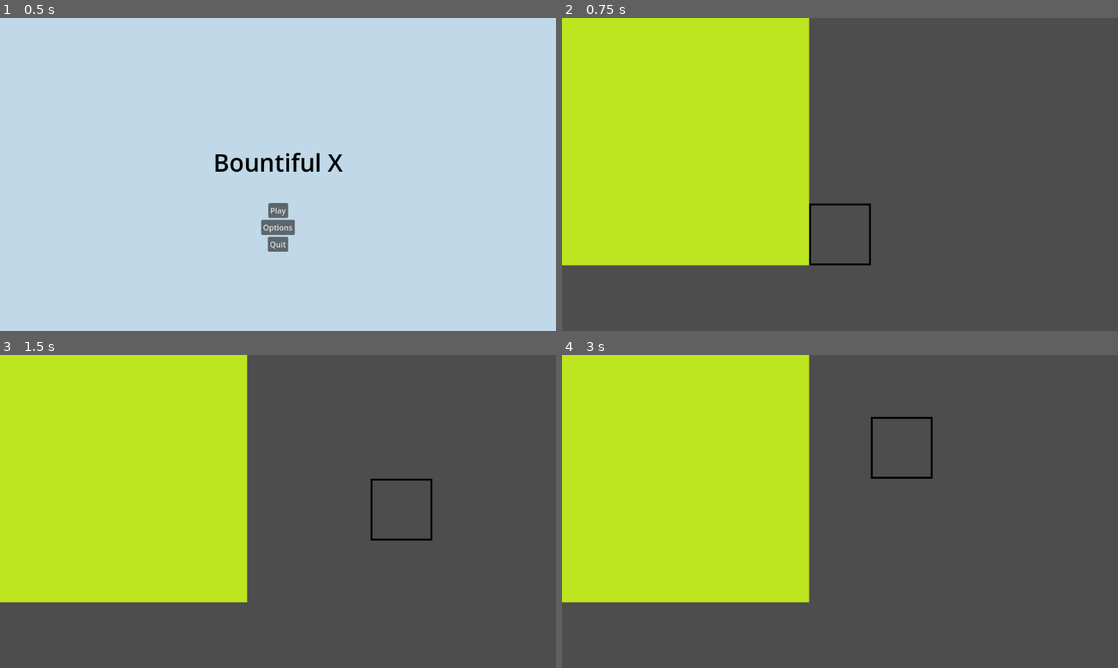
Above: before the commit, frames 1-4 (two rows, left to right).
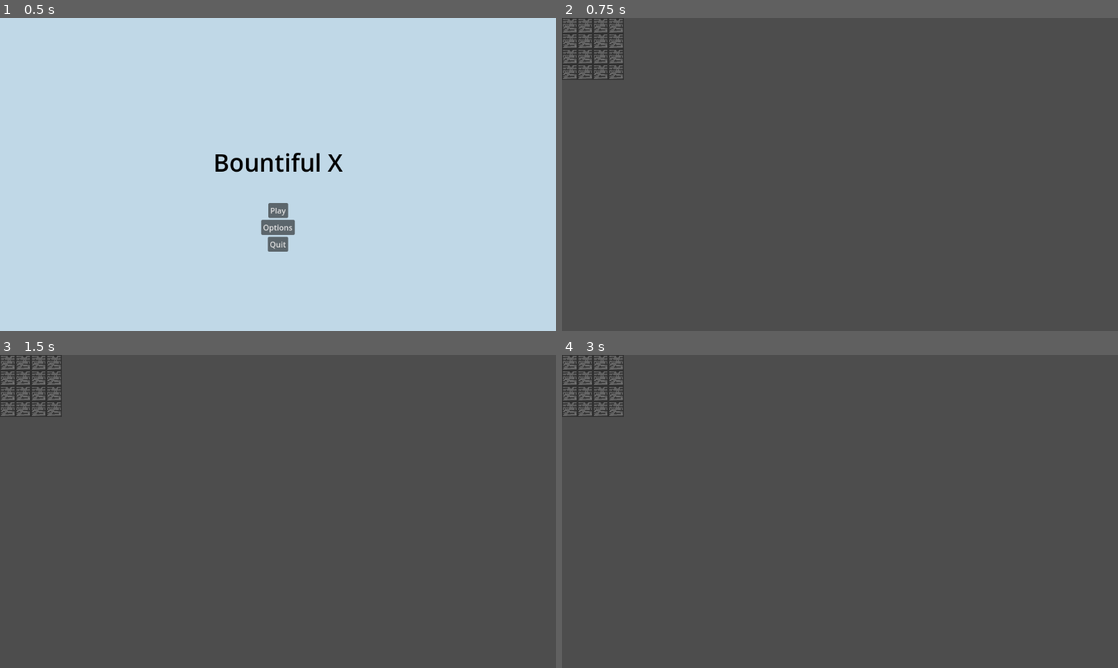
Above: after the commit, the same moments.

Repository: RTalaro/Bountiful-X
Game: Godot game, scene res://title.tscn
The game is run twice, just before and just after one commit, with the same random seed, the same clock (stepped at 60 frames per second) and the same inputs.
Inputs (mouse positions are in pixels of both pictures, inside the frame that each line leads up to):
- Up to frame 1 (0.5 s): no input
- Up to frame 2 (0.75 s): click "Play" at 0.5 s
- Up to frame 3 (1.5 s): tap Enter at 1.25 s; move the mouse to (400, 495) at 1.27 s; click (400, 495) at 1.42 s
- Up to frame 4 (3 s): tap Space at 2 s; move the mouse to (728, 527) at 2.02 s; click (728, 527) at 2.17 s; tap Enter at 2.75 s; move the mouse to (895, 442) at 2.77 s; click (895, 442) at 2.92 s

Frame 1 is identical in both runs. In frame 2, 35% of the frame differs, in the area x 0-56%, y 0-80%; in frame 3, 35%, in the area x 0-78%, y 0-80%; in frame 4, 35%.

Commit message:
feat(crops): added system for crops
Implemented placeholder tilemap for crops

Can now "till" "water" and "plant" crops in dirt

Diff:
--- a/Bountiful X/farm.gd
+++ b/Bountiful X/farm.gd
@@ -1,4 +1,7 @@
 extends Control
+
+var inventory_num = 0
+# 1 till soil, 2 water plants, 3 wheat, 4 corn, 5 parsnip (?), 6 carrots
 
 
 # Called when the node enters the scene tree for the first time.
@@ -9,3 +12,11 @@
 # Called every frame. 'delta' is the elapsed time since the previous frame.
 func _process(delta):
 	pass
+
+func _input(event):
+	if event is InputEventKey and event.pressed:
+		if int(event.as_text()) < 7:
+			inventory_num = 2 * int(event.as_text()) - 2
+
+	if event is InputEventMouseButton and event.pressed:
+		$Dirt.update_tile(event.position)
--- a/Bountiful X/farm.tscn
+++ b/Bountiful X/farm.tscn
@@ -1,17 +1,42 @@
 [gd_scene load_steps=10 format=3 uid="uid://c110xdrsqmod0"]
 
 [ext_resource type="Script" path="res://farm.gd" id="1_smejx"]
-[ext_resource type="Texture2D" uid="uid://bmixmelkngomv" path="res://assets/Tilesets/Dirt1.png" id="2_crfn2"]
+[ext_resource type="Texture2D" uid="uid://chrkosniter6w" path="res://temp_tileset.png" id="2_k5v5n"]
 [ext_resource type="Texture2D" uid="uid://d2i3dx316fl5a" path="res://assets/Tilesets/Select.png" id="3_o6w1m"]
 
-[sub_resource type="TileSetAtlasSource" id="TileSetAtlasSource_pk53p"]
-texture = ExtResource("2_crfn2")
-texture_region_size = Vector2i(128, 128)
+[sub_resource type="TileSetAtlasSource" id="TileSetAtlasSource_47okw"]
+texture = ExtResource("2_k5v5n")
+0:0/size_in_atlas = Vector2i(2, 2)
+0:0/next_alternative_id = 2
 0:0/0 = 0
+0:0/0/custom_data_0 = "tilled"
+2:0/size_in_atlas = Vector2i(2, 2)
+2:0/0 = 0
+2:0/0/custom_data_0 = "watered"
+4:0/size_in_atlas = Vector2i(2, 2)
+4:0/0 = 0
+4:0/0/custom_data_0 = "wheat"
+6:0/size_in_atlas = Vector2i(2, 2)
+6:0/0 = 0
+6:0/0/custom_data_0 = "corn"
+8:0/size_in_atlas = Vector2i(2, 2)
+8:0/0 = 0
+8:0/0/custom_data_0 = "parsnip"
+10:0/size_in_atlas = Vector2i(2, 2)
+10:0/0 = 0
+10:0/0/custom_data_0 = "carrot"
+12:0/size_in_atlas = Vector2i(2, 2)
+12:0/0 = 0
+12:0/0/custom_data_0 = "plantable"
+14:0/size_in_atlas = Vector2i(2, 2)
+14:0/0 = 0
+14:0/0/custom_data_0 = "nothing"
 
-[sub_resource type="TileSet" id="TileSet_a8cn7"]
-tile_size = Vector2i(128, 128)
-sources/0 = SubResource("TileSetAtlasSource_pk53p")
+[sub_resource type="TileSet" id="TileSet_ktkps"]
+tile_size = Vector2i(32, 32)
+custom_data_layer_0/name = "type"
+custom_data_layer_0/type = 4
+sources/0 = SubResource("TileSetAtlasSource_47okw")
 
 [sub_resource type="GDScript" id="GDScript_u8q14"]
 script/source = "extends TileMapLayer
@@ -26,7 +51,20 @@
 			Dic[str(Vector2(x,y))] = {
 				\"type\": \"Dirt\"
 			}
-			set_cell(Vector2(x,y), 0, Vector2i(0,0), 0)
+			set_cell(Vector2(x,y), 0, Vector2i(14,0), 0)
+
+func update_tile(position):
+	var mouse_position := local_to_map(position)
+
+	if mouse_position.x < GridSize and mouse_position.y < GridSize:
+		if (get_cell_tile_data(mouse_position).get_custom_data(\"type\") == \"watered\" and get_parent().inventory_num == 0) or (get_cell_tile_data(mouse_position).get_custom_data(\"type\") == \"tilled\" and get_parent().inventory_num == 2):
+			set_cell(mouse_position, 0, Vector2i(12, 0))
+		elif get_cell_tile_data(mouse_position).get_custom_data(\"type\") == \"plantable\" and get_parent().inventory_num >= 4:
+			set_cell(mouse_position, 0, Vector2i(get_parent().inventory_num, 0))
+		elif get_cell_tile_data(mouse_position).get_custom_data(\"type\") == \"nothing\" and get_parent().inventory_num < 4:
+			set_cell(mouse_position, 0, Vector2i(get_parent().inventory_num, 0))
+
+
 "
 
 [sub_resource type="TileSetAtlasSource" id="TileSetAtlasSource_2bj6h"]
@@ -35,7 +73,7 @@
 0:0/0 = 0
 
 [sub_resource type="TileSet" id="TileSet_ypyic"]
-tile_size = Vector2i(128, 128)
+tile_size = Vector2i(32, 32)
 sources/0 = SubResource("TileSetAtlasSource_2bj6h")
 
 [sub_resource type="GDScript" id="GDScript_e2rbo"]
@@ -74,9 +112,10 @@
 color = Color(0.634776, 0.911304, 0.720938, 1)
 
 [node name="Dirt" type="TileMapLayer" parent="."]
-tile_set = SubResource("TileSet_a8cn7")
+tile_set = SubResource("TileSet_ktkps")
 script = SubResource("GDScript_u8q14")
 
 [node name="Select" type="TileMapLayer" parent="."]
+visible = false
 tile_set = SubResource("TileSet_ypyic")
 script = SubResource("GDScript_e2rbo")
Binary file added: Bountiful X/temp_tileset.png
Not shown, added: Bountiful X/temp_tileset.png.import
